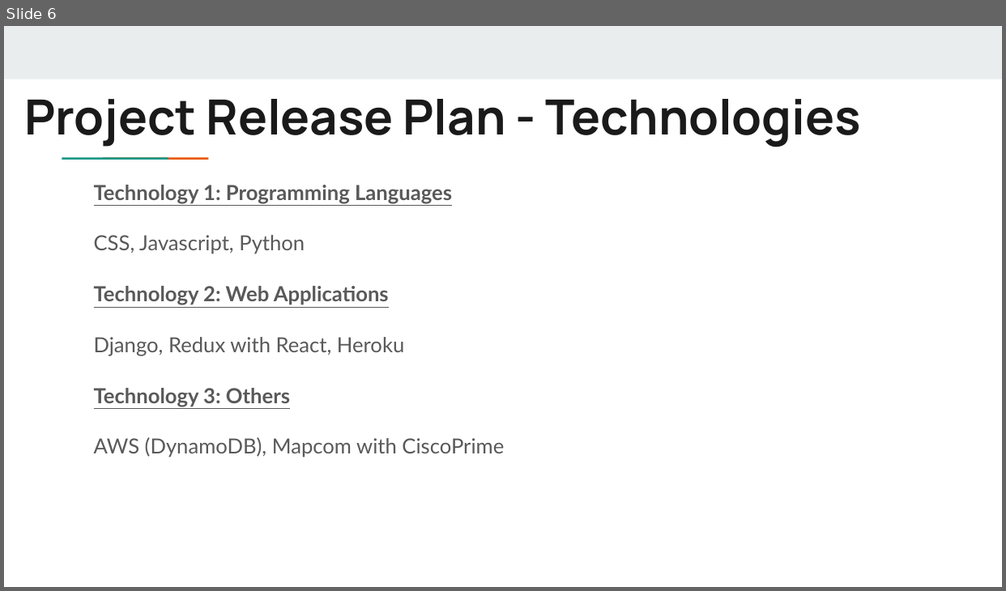
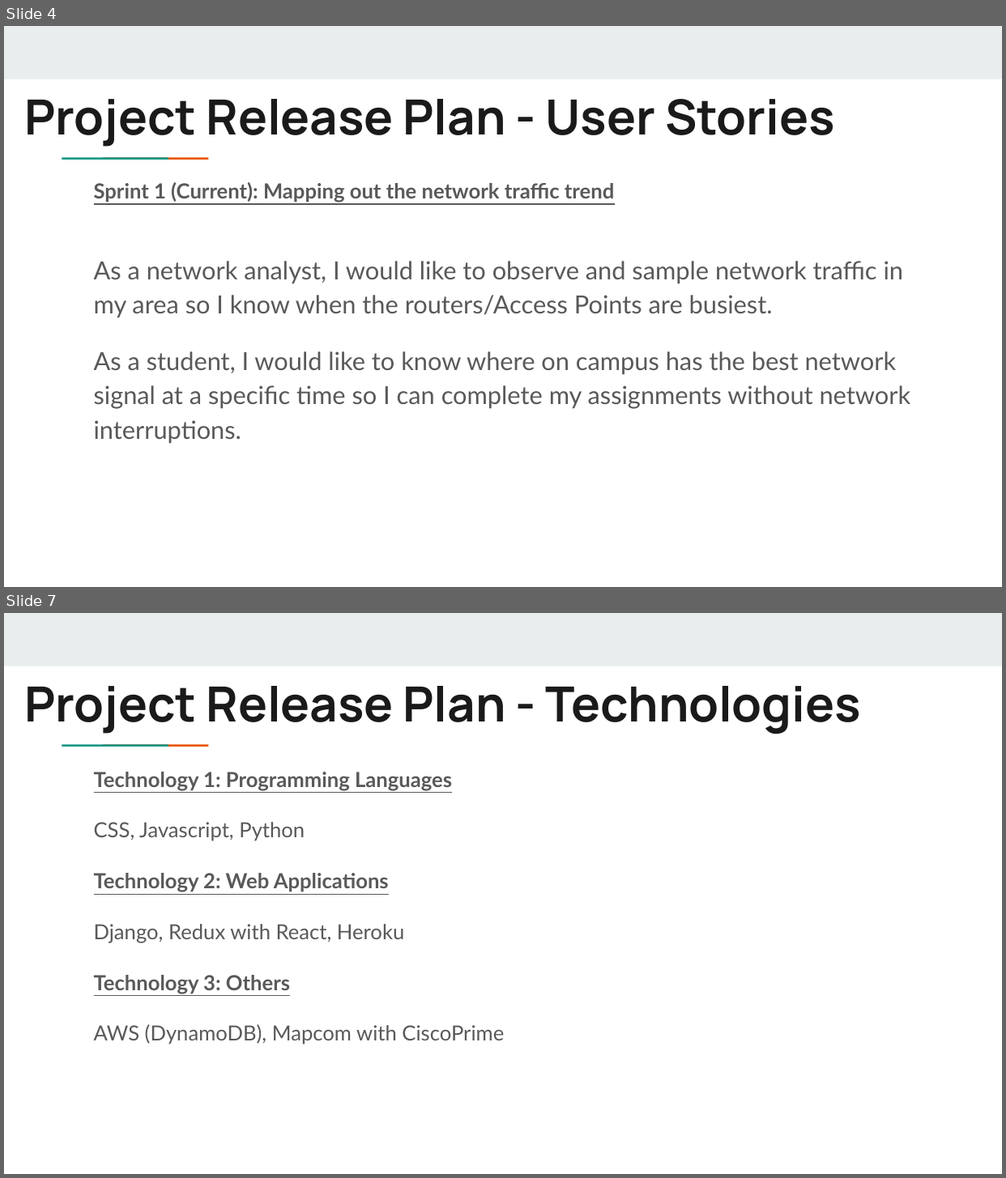
Before and after one commit to Cameron-Ozaki/cs115_TrafficDump, a slide deck: Project Release Plan.pptx. Shown one above the other, each under a label of ours: slide 6 before the commit, slides 4 and 7 after it; the slides between them are not shown. The pictures are 1006x591 and 1006x1178 pixels, drawn with LibreOffice and Linux fonts; fonts in the diff are those of the drawing. Boxes give left, top, right and bottom in pixels: in the first picture for what was removed or moved away, otherwise in the second. Text is boxed around its words. In the diff, an @@ line names an element or a change of style, - is before the commit and + after.

```diff
--- a/Project Release Plan.pptx
+++ b/Project Release Plan.pptx
@@ slide 4 added at [4,26,1002,587], background #FFFFFF; not listed: 3 template elements that a slide beside it also shows @@
@@ title added at [24,99,835,147], 35 pt, text #1A1A1A, bold @@
+Project Release Plan - User Stories
@@ text added at [94,182,911,444], 18 pt, text #595959 @@
+Sprint 1 (Current): Mapping out the network traffic trend
+As a network analyst, I would like to observe and sample network traffic in my area so I know when the routers/Access Points are busiest.
+As a student, I would like to know where on campus has the best network signal at a specific time so I can complete my assignments without network interruptions.
@@ what was slide 6 is now slide 7 @@
```
Also in this commit, not shown: 5 slides changed, 1 other slide added.
